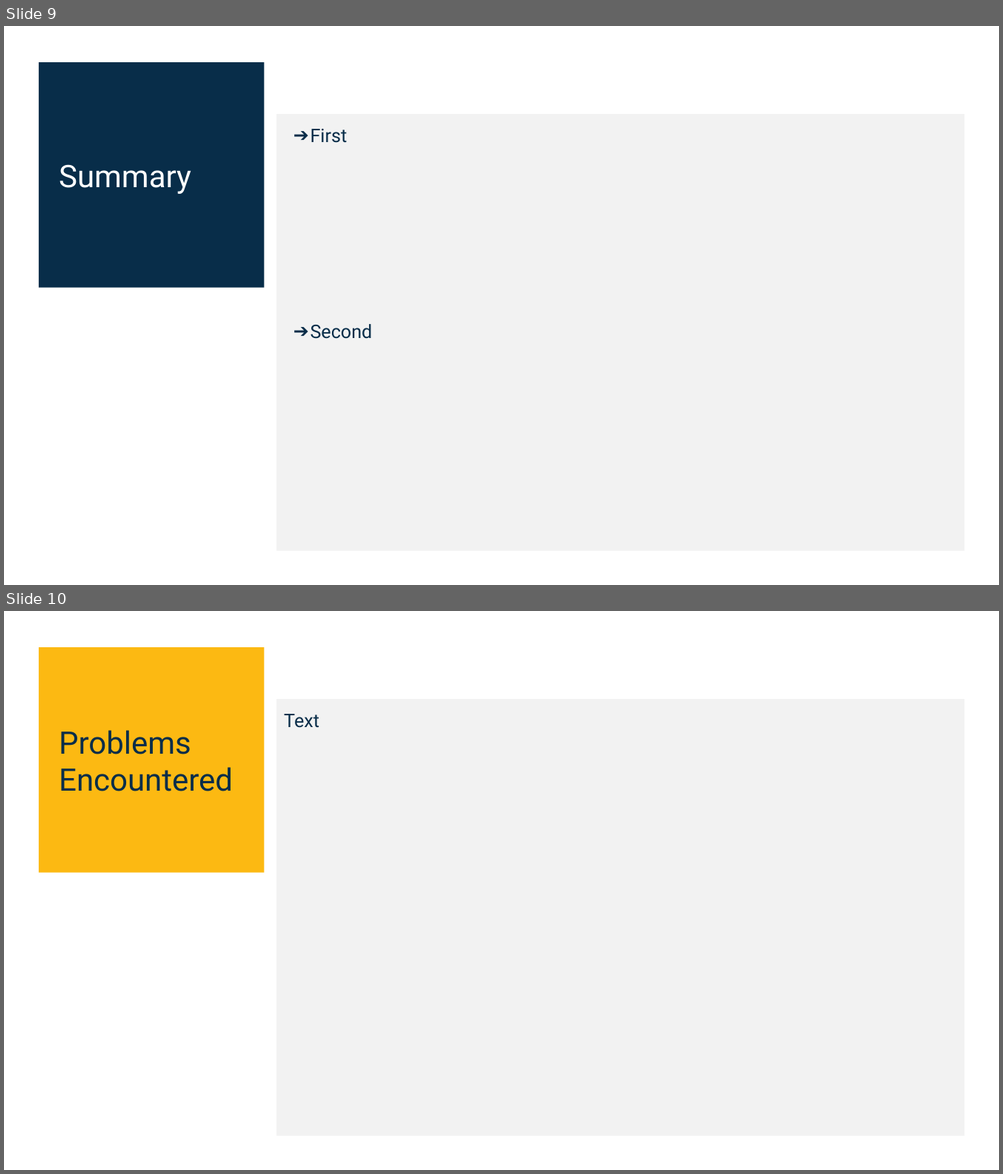
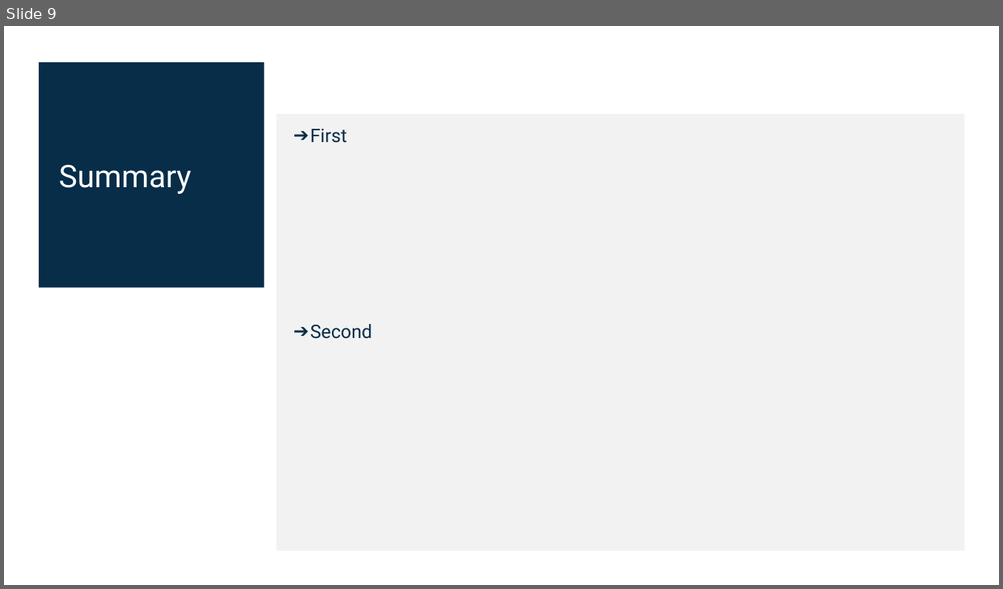
Before and after one commit to Brian-Hansen-Turton/module-9-project, a slide deck: Documentation/AAA_ProjectPresentation.pptx. Shown one above the other, each under a label of ours: slides 9 and 10 before the commit, slide 9 after it. The pictures are 1003x1174 and 1003x589 pixels, drawn with LibreOffice and Linux fonts; fonts in the diff are those of the drawing. Boxes give left, top, right and bottom in pixels: in the first picture for what was removed or moved away, otherwise in the second. Text is boxed around its words. In the diff, an @@ line names an element or a change of style, - is before the commit and + after.

```diff
--- a/Documentation/AAA_ProjectPresentation.pptx
+++ b/Documentation/AAA_ProjectPresentation.pptx
@@ slide 10 removed at <box>4,611,999,1170</box>, background #FFFFFF @@
@@ rectangle removed at <box>39,647,264,873</box> @@
@@ rectangle removed at <box>276,699,965,1136</box> @@
@@ text removed at <box>284,714,319,728</box> @@
-Text
@@ text removed at <box>59,730,233,792</box> @@
-Problems Encountered
```
Also in this commit, not shown: 4 slides changed, 2 slides added, 1 other slide removed.
